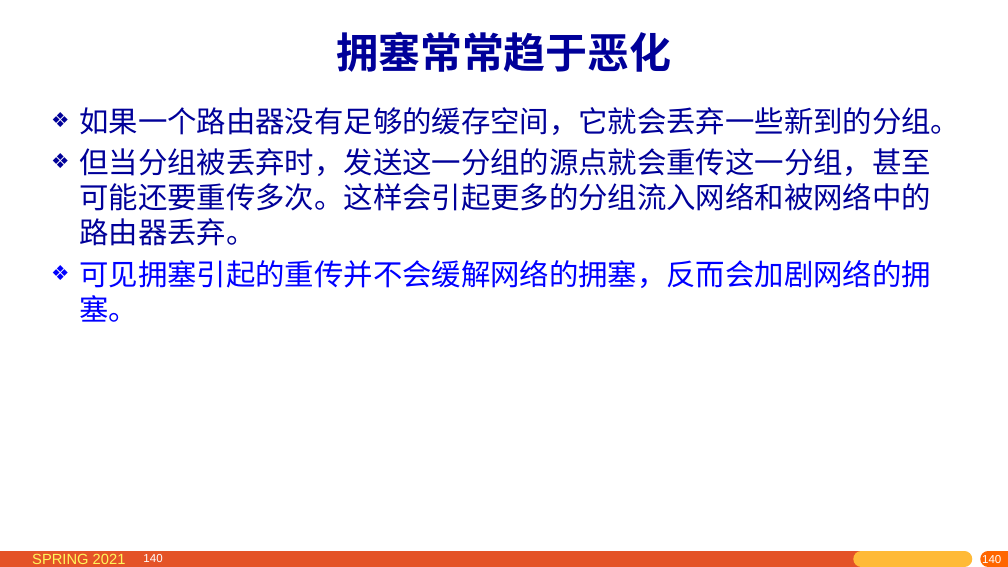
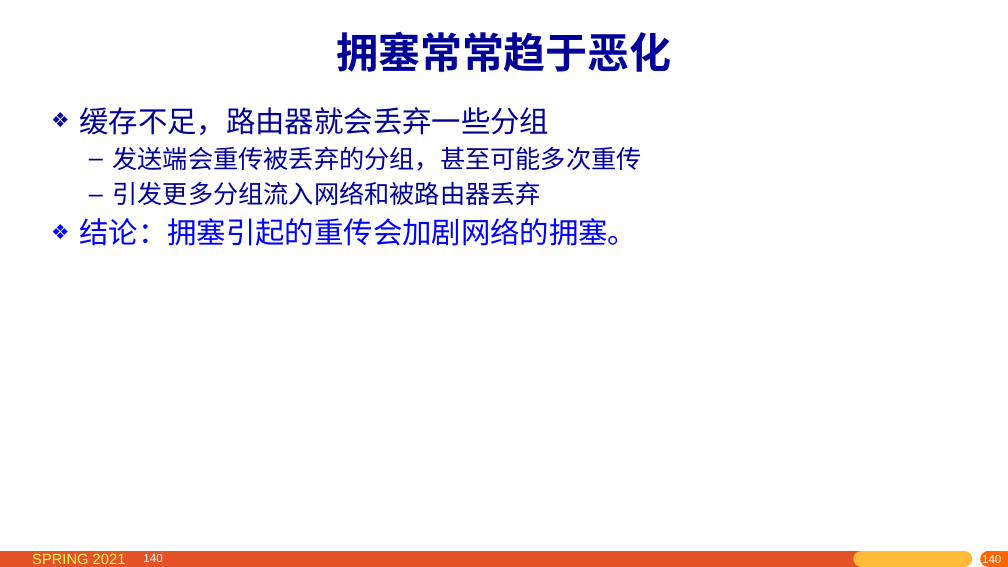
Before and after one commit to network-whu/2021, a slide deck: slide 140 of slides/instruction/05.pptx. Drawn at 1008x567 pixels with LibreOffice and Linux fonts; fonts in the diff are those of the drawing. Boxes give left, top, right and bottom in pixels: in the first picture for what was removed or moved away, otherwise in the second. Text is boxed around its words. In the diff, an @@ line names an element or a change of style, - is before the commit and + after.

```diff
--- a/slides/instruction/05.pptx
+++ b/slides/instruction/05.pptx
@@ text at [79, 107, 642, 246]: text changed; size 28 to 24 pt @@
-❖ 如果一个路由器没有足够的缓存空间，它就会丢弃一些新到的分组。
-❖ 但当分组被丢弃时，发送这一分组的源点就会重传这一分组，甚至可能还要重传多次。这样会引起更多的分组流入网络和被网络中的路由器丢弃。
-❖ 可见拥塞引起的重传并不会缓解网络的拥塞，反而会加剧网络的拥塞。
+❖ 缓存不足，路由器就会丢弃一些分组
+  – 发送端会重传被丢弃的分组，甚至可能多次重传
+  – 引发更多分组流入网络和被路由器丢弃
+❖ 结论：拥塞引起的重传会加剧网络的拥塞。
```
Also in this commit, not shown: 16 other slides changed, 1 other file.
